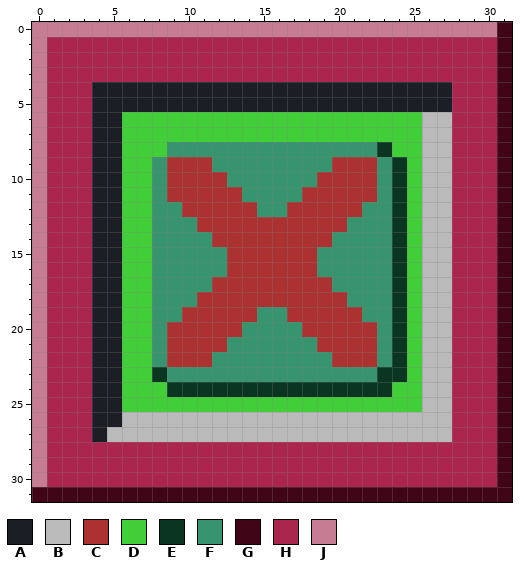
Pixel-art file, stored at Electrix/core/assets/mit layers/wall_one.aseprite. Above, as it was before the edit.
32x32 pixels, 1 frame.
Palette (. is transparent): A #1c1e26  B #bababa  C #ac3232  D #42ce38  E #0a3521  F #37946e  G #410518  H #ab264e  J #c67c93
Once edited:
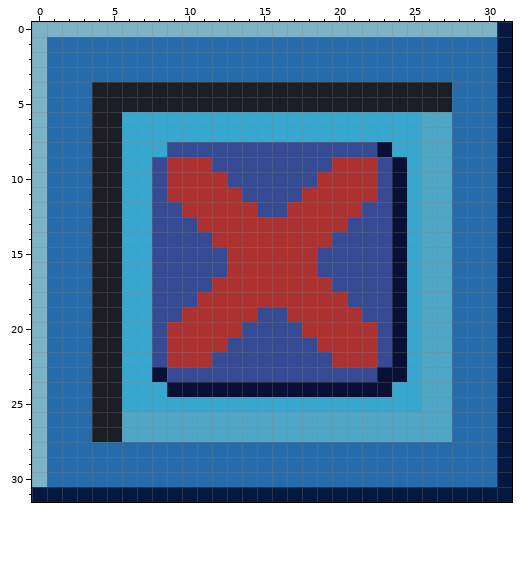
From old to new:
layer "Layer 2" removed
layer "Layer 3" removed
@@ palette @@
-B #bababa
+B #50a6c5
-D #42ce38
+D #38a7ce
-E #0a3521
+E #0a0f35
-F #37946e
+F #374b94
-G #410518
+G #051841
-H #ab264e
+H #266cab
-J #c67c93
+J #7cb3c6
--- layer "Layer 1"
@@ x 3..7 @@
 26 HAABB
-27 HABBB
+27 HAABB
 28 HHHHH
